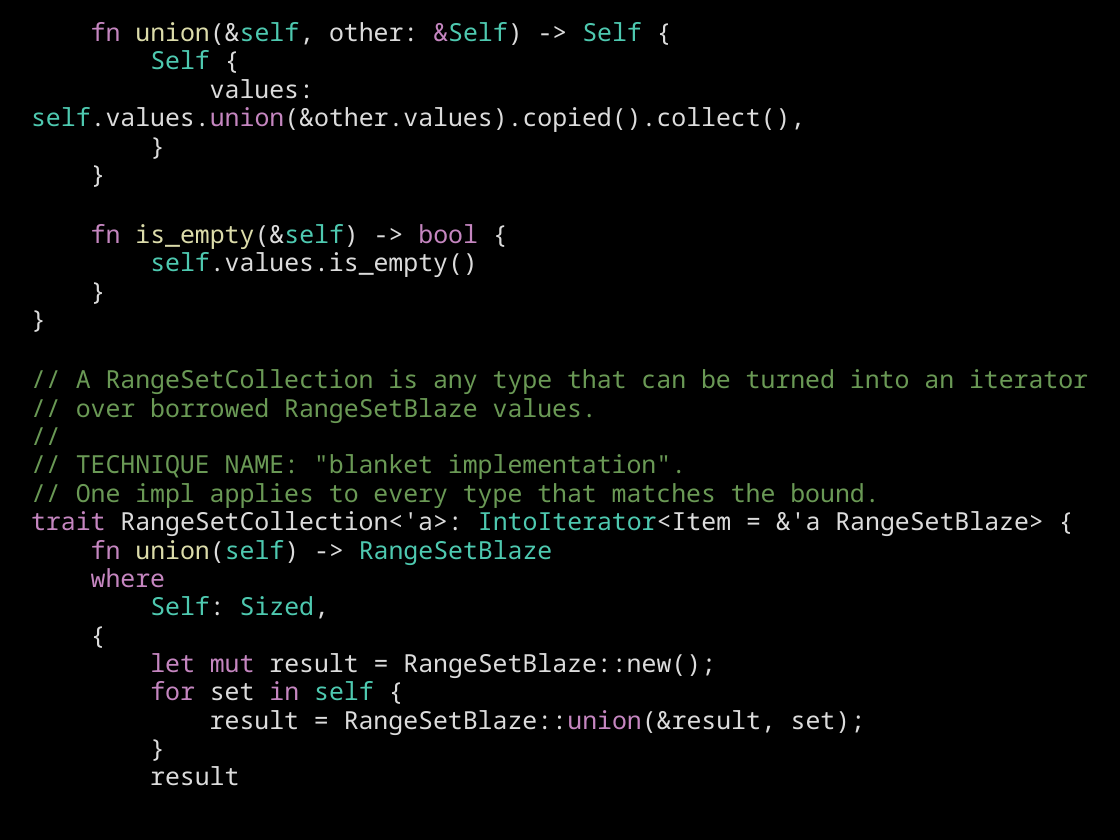
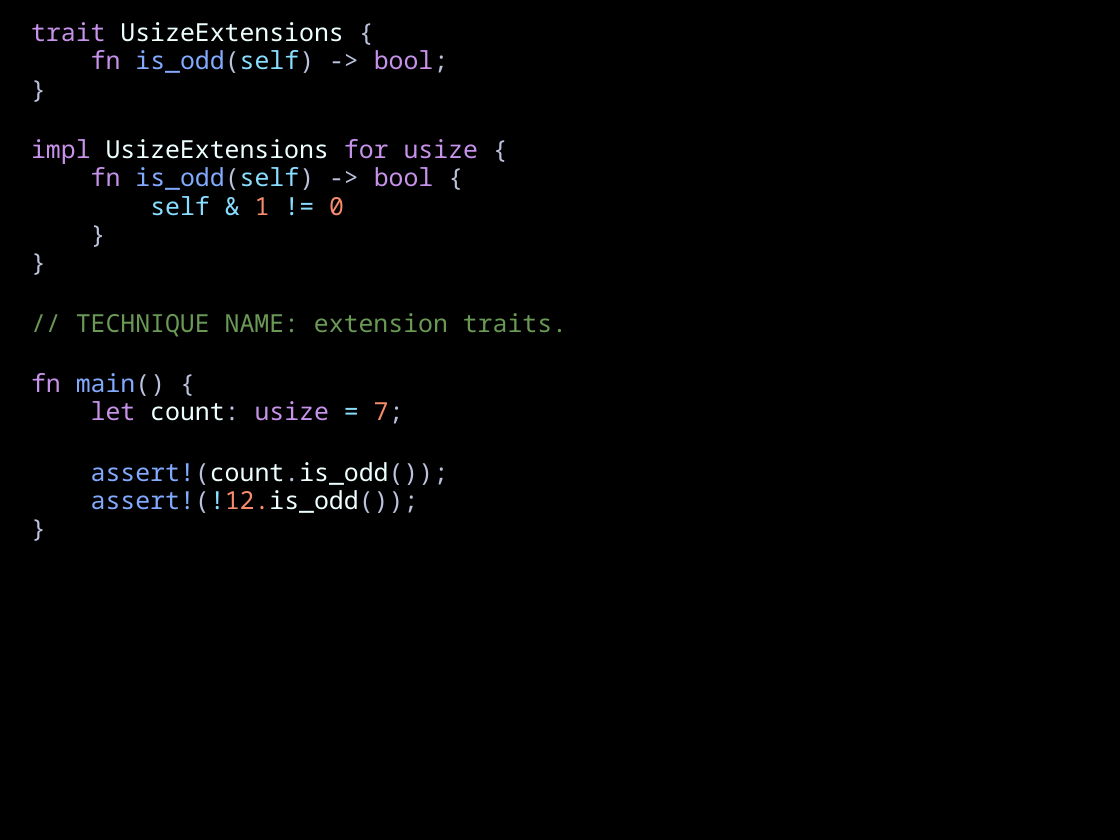
Before and after one commit to CarlKCarlK/inherit, a slide deck: slide 2 of docs/example3_walkthrough.pptx (slide 3 before the commit). Drawn at 1120x840 pixels with LibreOffice and Linux fonts; fonts in the diff are those of the drawing. Boxes give left, top, right and bottom in pixels: in the first picture for what was removed or moved away, otherwise in the second. Text is boxed around its words. In the diff, an @@ line names an element or a change of style, - is before the commit and + after.

```diff
--- a/docs/example3_walkthrough.pptx
+++ b/docs/example3_walkthrough.pptx
@@ text "trait UsizeExtensions {" at [31,22,567,513]: text colour #DCDCDC to #BAC2DE in "}", "}", "}" @@
@@ text at [31,22,478,216]: text changed; text colour #DCDCDC to #EEFFFF @@
-fn union(&self, other: &Self) -> Self {
-Self {
-values: self.values.union(&other.values).copied().collect(),
+trait UsizeExtensions {
+fn is_odd(self) -> bool;
+}
+impl UsizeExtensions for usize {
+fn is_odd(self) -> bool {
+self & 1 != 0
@@ text at [31,313,567,513]: text changed; text colour #DCDCDC to #6A9955 @@
-fn is_empty(&self) -> bool {
-self.values.is_empty()
+// TECHNIQUE NAME: extension traits.
+fn main() {
+let count: usize = 7;
+assert!(count.is_odd());
+assert!(!12.is_odd());
@@ text at [31,369,1088,786]: paragraphs removed @@
-}
-// A RangeSetCollection is any type that can be turned into an iterator
-// over borrowed RangeSetBlaze values.
-//
-// TECHNIQUE NAME: "blanket implementation".
-// One impl applies to every type that matches the bound.
-trait RangeSetCollection<'a>: IntoIterator<Item = &'a RangeSetBlaze> {
-fn union(self) -> RangeSetBlaze
-where
-Self: Sized,
-{
-let mut result = RangeSetBlaze::new();
-for set in self {
-result = RangeSetBlaze::union(&result, set);
-}
-result
```
Also in this commit, not shown: 1 slide added, 3 slides removed, 31 other files.
